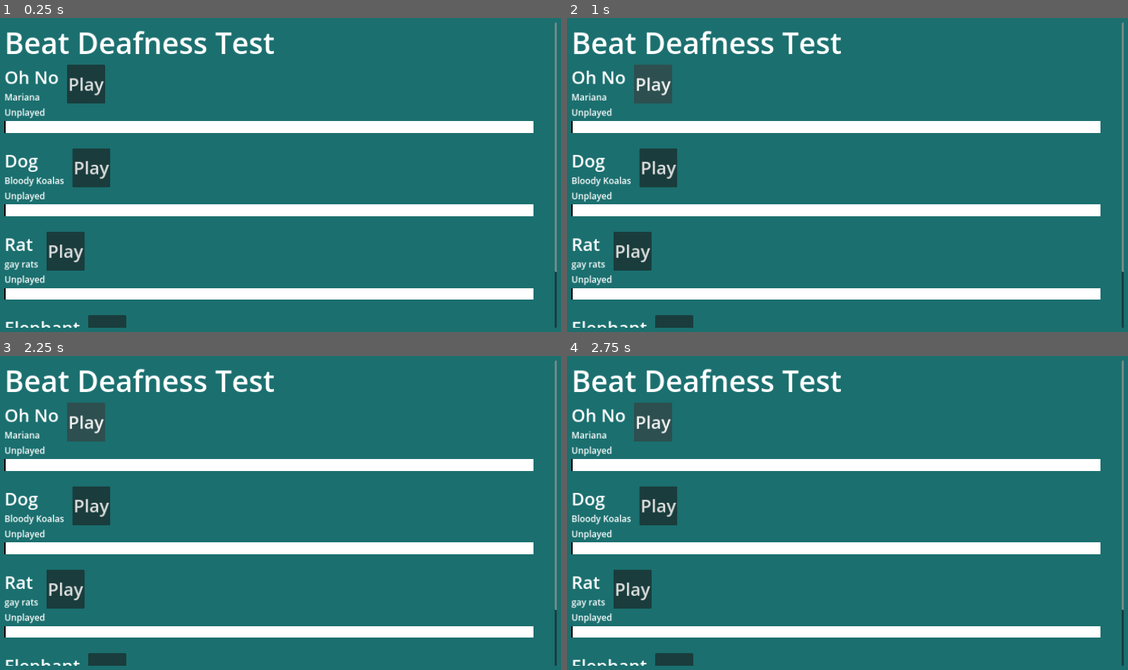
Above: before the commit, frames 1-4 (two rows, left to right).
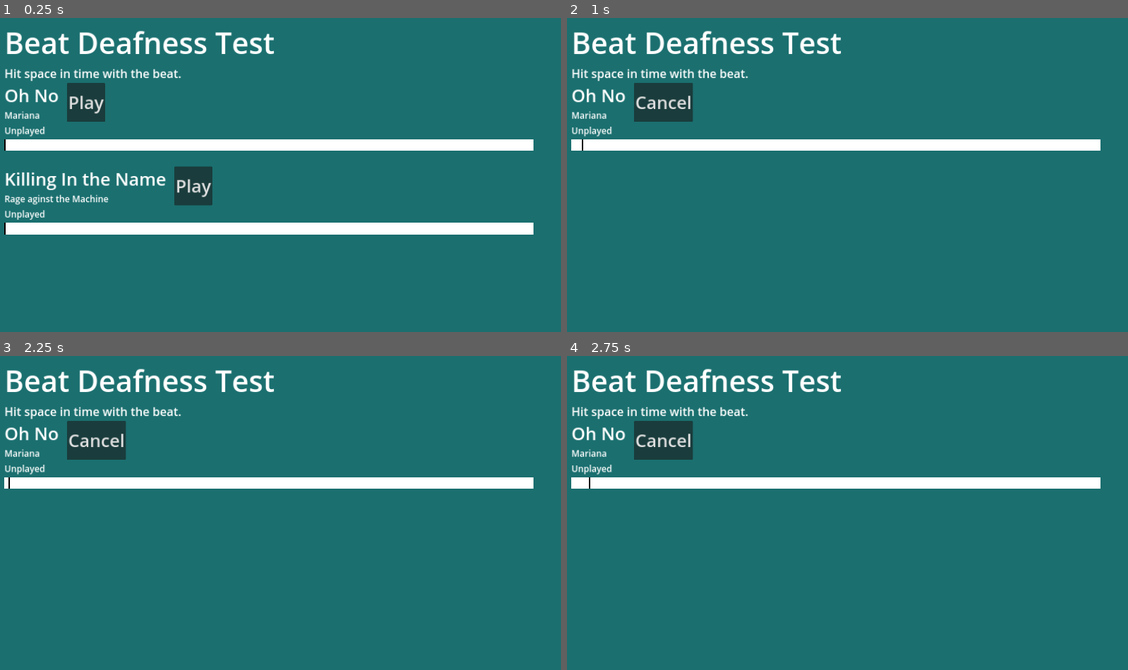
Above: after the commit, the same moments.

Repository: Deojee/Beat-deafness-test
Game: Godot game, scene res://scenes/world.tscn
The game is run twice, just before and just after one commit, with the same random seed, the same clock (stepped at 60 frames per second) and the same inputs.
Inputs (mouse positions are in pixels of both pictures, inside the frame that each line leads up to):
- Up to frame 1 (0.25 s): no input
- Up to frame 2 (1 s): click "Play" at 0.5 s
- Up to frame 3 (2.25 s): click (95, 440) at 1.25 s, where only the run after the commit has a clickable "Cancel"; click "Play" at 2 s
- Up to frame 4 (2.75 s): no input

The runs differ from the first frame. In frame 1, 24% of the frame differs, in the area x 0-100%, y 1-99%; in frame 2, 19%; in frame 3, 19%; in frame 4, 19%.
Error before the commit: Invalid call. Nonexistent function 'cancel' in base 'Nil'. (res://scripts/beatLineHolder.gd:57)

Commit message:
added a song

Diff:
--- a/scenes/beat_line_holder.tscn
+++ b/scenes/beat_line_holder.tscn
@@ -14,6 +14,7 @@
 grow_vertical = 2
 script = ExtResource("1_4to5t")
 secondsOfSong = null
+delaySeconds = null
 
 [node name="VBoxContainer" type="VBoxContainer" parent="."]
 layout_mode = 2
--- a/scenes/world.tscn
+++ b/scenes/world.tscn
@@ -39,32 +39,28 @@
 [node name="VBoxContainer" type="VBoxContainer" parent="MarginContainer/ScrollContainer"]
 layout_mode = 2
 
-[node name="Label" type="Label" parent="MarginContainer/ScrollContainer/VBoxContainer"]
+[node name="Title" type="Label" parent="MarginContainer/ScrollContainer/VBoxContainer"]
 layout_mode = 2
 theme_override_font_sizes/font_size = 100
 text = "Beat Deafness Test"
+
+[node name="subtitle" type="Label" parent="MarginContainer/ScrollContainer/VBoxContainer"]
+layout_mode = 2
+theme_override_font_sizes/font_size = 40
+text = "Hit space in time with the beat."
 
 [node name="beatLineHolder" parent="MarginContainer/ScrollContainer/VBoxContainer" instance=ExtResource("1_jj1vp")]
 layout_mode = 2
 songName = "Oh No"
 artist = "Mariana"
 songPath = "res://songs/MARINA - Oh No! (I Feel Like I'm The Worst So I Always Act like I'm The Best) [Official Music Video].mp3"
-secondsOfSong = 10.0
+secondsOfSong = 20.0
+delaySeconds = 0.0
 
 [node name="beatLineHolder2" parent="MarginContainer/ScrollContainer/VBoxContainer" instance=ExtResource("1_jj1vp")]
 layout_mode = 2
-songName = "Dog"
-artist = "Bloody Koalas"
+songName = "Killing In the Name"
+artist = "Rage aginst the Machine"
+songPath = "res://songs/Rage Against The Machine - Killing In the Name (Official HD Video).mp3"
 secondsOfSong = 10.0
-
-[node name="beatLineHolder3" parent="MarginContainer/ScrollContainer/VBoxContainer" instance=ExtResource("1_jj1vp")]
-layout_mode = 2
-songName = "Rat"
-artist = "gay rats"
-secondsOfSong = 10.0
-
-[node name="beatLineHolder4" parent="MarginContainer/ScrollContainer/VBoxContainer" instance=ExtResource("1_jj1vp")]
-layout_mode = 2
-songName = "Elephant"
-artist = "Hiya"
-secondsOfSong = 10.0
+delaySeconds = 0.1
--- a/scripts/beat timer line.gd
+++ b/scripts/beat timer line.gd
@@ -42,7 +42,7 @@
 
 	pass
 
-func start(player):
+func start(player : AudioStreamPlayer,delaySeconds : float):
 
 
 	for child in %beatLines.get_children():
@@ -53,7 +53,7 @@
 	visible = true
 	holder.visible = true
 
-	await get_tree().create_timer(0.5).timeout
+	await get_tree().create_timer(delaySeconds).timeout
 
 	running = true
 	startTime = Time.get_ticks_msec()
@@ -102,10 +102,10 @@
 	for beat in beats:
 		var difference = getClosestDistance(beat,previousBeats)
 		averageDifference += difference
-		totalDifference += difference
+		totalDifference += abs(difference)
 	averageDifference /= float(beats.size())
 
-	labelText += " Average difference (MS) " + str(averageDifference)
+	labelText += " Average difference (MS) " + str(int(averageDifference))
 	labelText += " Total difference (MS) " + str(totalDifference)
 
 	%Label.text = labelText
--- a/scripts/beatLineHolder.gd
+++ b/scripts/beatLineHolder.gd
@@ -7,6 +7,7 @@
 
 @export var songPath : String = ""
 @export var secondsOfSong : float = 10
+@export var delaySeconds : float = 0.1
 
 var beatLinePath : String  = "res://scenes/beat_timer_line.tscn"
 
@@ -23,7 +24,7 @@
 		return
 
 	addNewLine()
-	%AudioStreamPlayer.stream = load(songPath).instantiate()
+	%AudioStreamPlayer.stream = load(songPath)
 
 
 func _process(delta):
@@ -39,7 +40,9 @@
 
 	if playing:
 		stop()
+		return
 
+	start()
 
 
 func addNewLine():
@@ -54,12 +57,13 @@
 
 
 func stop():
-	currentBeatLine.cancel()
+	if currentBeatLine:
+		currentBeatLine.cancel()
 	%AudioStreamPlayer.stop()
 	playing = false
 	%playButton.text = "Play"
 
 func start():
-	currentBeatLine.start(%AudioStreamPlayer)
+	currentBeatLine.start(%AudioStreamPlayer,delaySeconds)
 	playing = true
 	%playButton.text = "Cancel"
Not shown, added: songs/Rage Against The Machine - Killing In the Name (Official HD Video).mp3.import
Not shown, added: songs/Rage Against The Machine - Killing In the Name (Official HD Video).mp3
